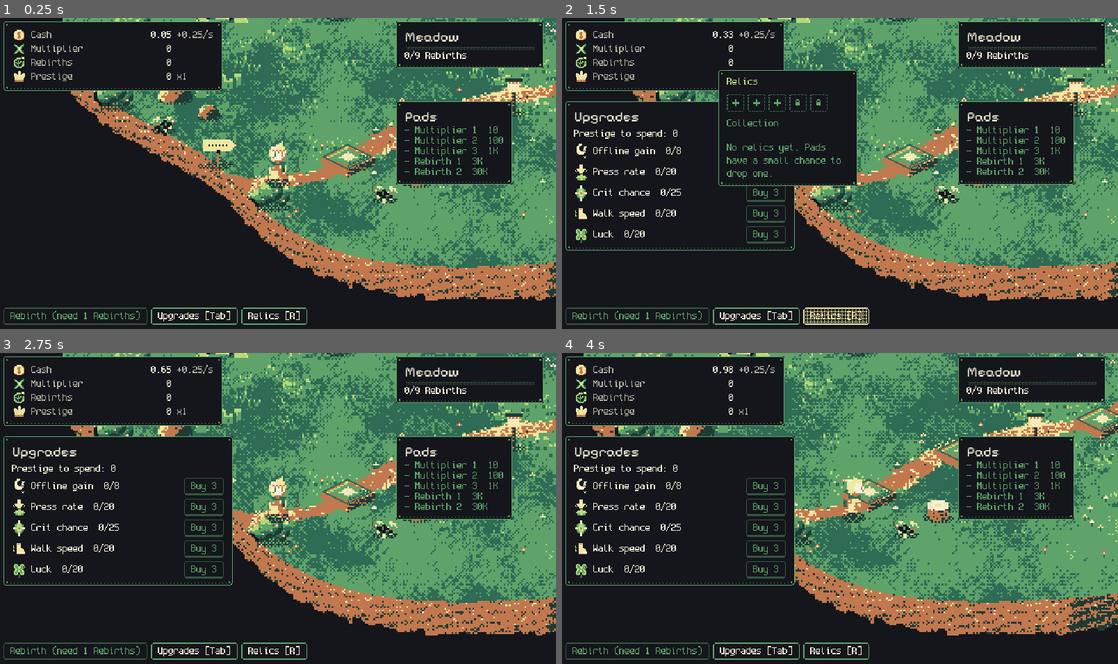
Above: before the commit, frames 1-4 (two rows, left to right).
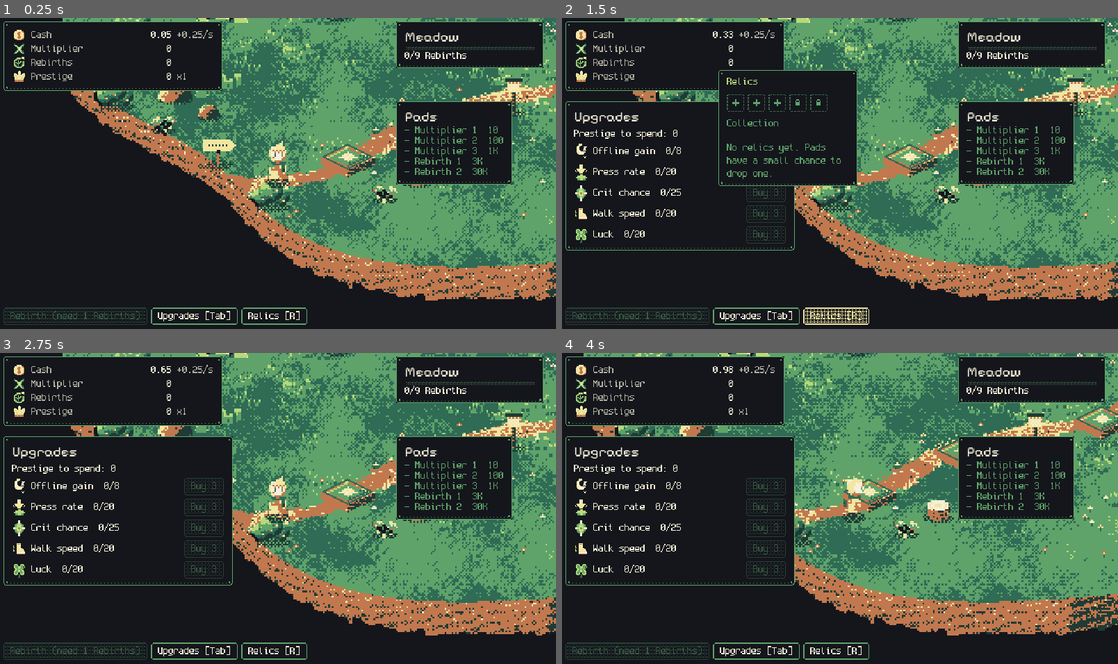
Above: after the commit, the same moments.

Repository: FreezingShock/Plinky
Game: Godot game, scene res://main.tscn
Two runs of this game, one before a commit and one after it. Both use one fixed random seed, a clock stepped at 60 frames per second and the inputs below.
Inputs (mouse positions are in pixels of both pictures, inside the frame that each line leads up to):
- Up to frame 1 (0.25 s): no input
- Up to frame 2 (1.5 s): click "Upgrades [Tab]" at 0.5 s; click "Relics [R]" at 1.25 s
- Up to frame 3 (2.75 s): tap Enter (ui_accept) at 2 s; drag from (172, 436) to (333, 440) at 2.02 s
- Up to frame 4 (4 s): drag from (728, 524) to (812, 570) at 2.77 s; move the mouse to (895, 440) at 3.52 s; hold D from 3.53 s (still down); tap 2 at 3.6 s

The runs differ from the first frame. In frame 1, 0.5% of the frame differs, in the area x 0-27%, y 93-99%; in frame 2, 0.8%; in frame 3, 1.0%, in the area x 0-40%, y 40-99%; in frame 4, 1.0%.

Commit message:
Move relic bar below stats, anchor offline toast, dim disabled buttons
Co-Authored-By: Claude Sonnet 5.5 <noreply@anthropic.com>
Claude-Session: https://claude.ai/code/session_01Pmx9dTJ2ujjY576hspEN6J

Diff:
--- a/main.gd
+++ b/main.gd
@@ -192,7 +192,7 @@
 func _wire_relics() -> void:
 	var inv: RelicInventory = GameState.relics
 	var bar := RelicBar.new()
-	bar.position = Vector2(200, 4)
+	bar.position = Vector2(8, 76)  # below the stats panel
 	hud.add_child(bar)
 	bar.bind(inv)
 	var toast := RelicToast.new()
--- a/ui/ascii_box.gd
+++ b/ui/ascii_box.gd
@@ -49,7 +49,7 @@
 			edge = RelicStyle.accent
 			fill = RelicStyle.accent
 		Kind.DISABLED:
-			edge = RelicStyle.ink.lerp(RelicStyle.edge, 0.45)
+			edge = RelicStyle.ink.lerp(RelicStyle.edge, 0.3)
 	_px(ci, x, y, w, h, fill)
 	# 1 texel border with the corners notched.
 	_px(ci, x + 2, y, w - 4, 1, edge)
@@ -69,5 +69,7 @@
 	elif kind == Kind.HOVER:
 		_dither(ci, Rect2(x + 2, y + 2, w - 4, h - 5), edge, 3, phase)
 		_px(ci, x + 2, y + h - 2, w - 4, 1, edge)
-	elif kind == Kind.BUTTON or kind == Kind.DISABLED:
+	elif kind == Kind.DISABLED:
+		_dither(ci, Rect2(x + 2, y + 2, w - 4, h - 4), edge, 3)
+	elif kind == Kind.BUTTON:
 		_px(ci, x + 2, y + h - 2, w - 4, 1, edge)
--- a/ui/fx/pixel_button.gd
+++ b/ui/fx/pixel_button.gd
@@ -13,6 +13,7 @@
 	add_theme_stylebox_override("hover", AsciiBox.make(AsciiBox.Kind.HOVER, 8.0, 4.0))
 	add_theme_stylebox_override("pressed", AsciiBox.make(AsciiBox.Kind.PRESSED, 8.0, 4.0))
 	add_theme_stylebox_override("disabled", AsciiBox.make(AsciiBox.Kind.DISABLED, 8.0, 4.0))
+	add_theme_color_override("font_disabled_color", RelicStyle.ink.lerp(RelicStyle.edge, 0.5))
 	add_theme_stylebox_override("focus", StyleBoxEmpty.new())
 	mouse_entered.connect(_hover.bind(true))
 	mouse_exited.connect(_hover.bind(false))
--- a/ui/hud.gd
+++ b/ui/hud.gd
@@ -36,7 +36,9 @@
 	_build_pad_list()
 	_offline = Label.new()
 	_offline.theme_type_variation = &"CaptionLabel"
-	_offline.position = Vector2(200, 40)
+	_offline.position = Vector2(8, 282)
+	_offline.custom_minimum_size.x = 440
+	_offline.autowrap_mode = TextServer.AUTOWRAP_WORD_SMART
 	_offline.visible = false
 	add_child(_offline)
 	var bus: Node = get_node("/root/EventBus")
